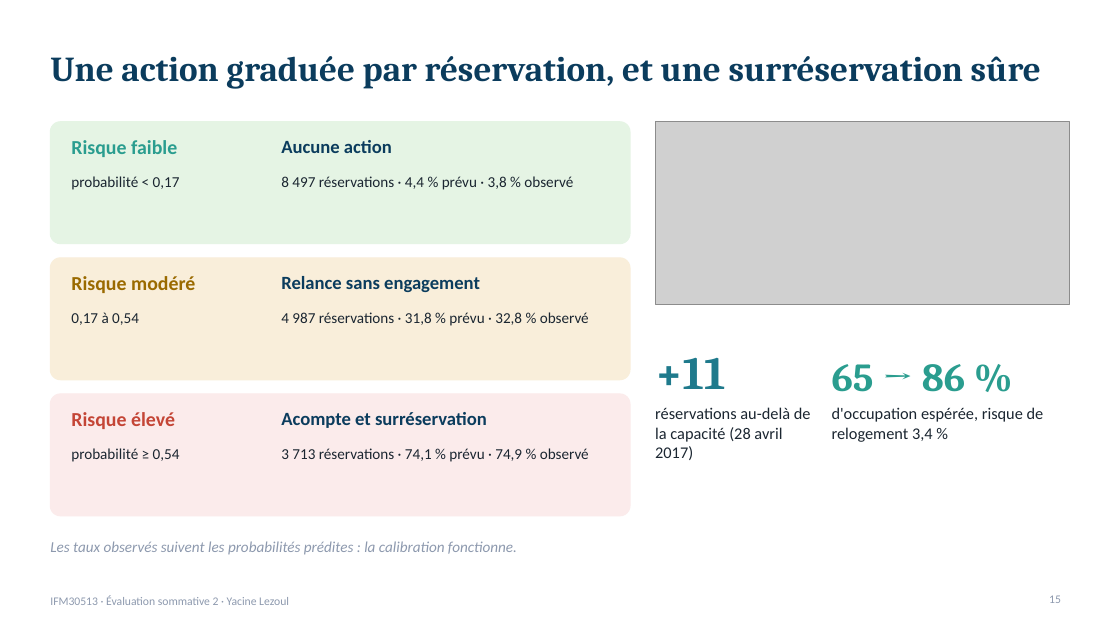
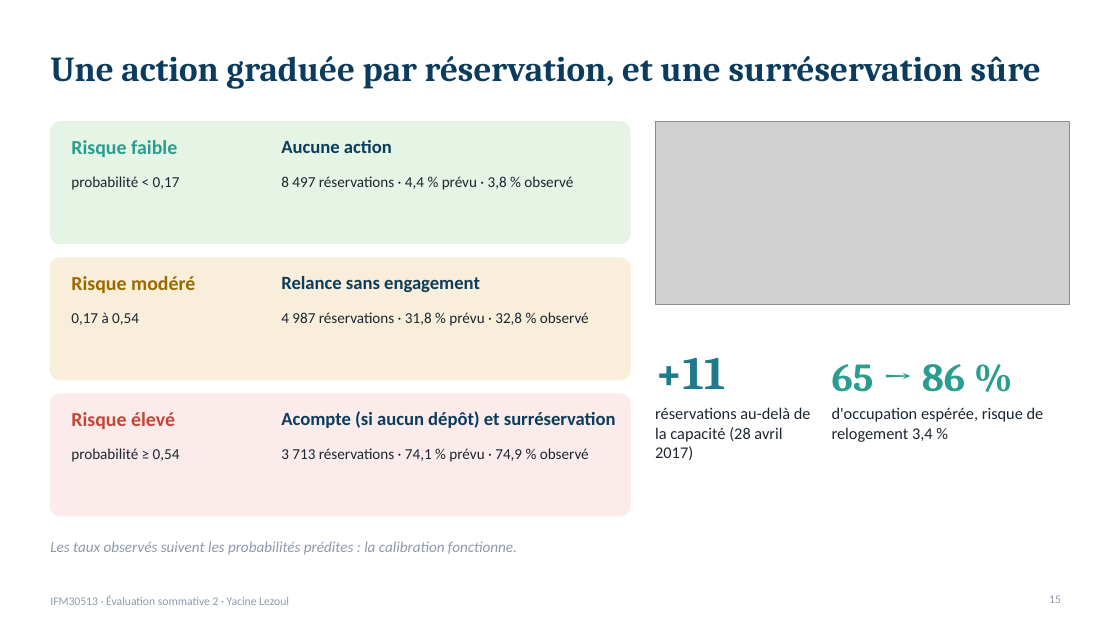
Before and after one commit to lezoul/hotel-cancellation-pipeline, a slide deck: slide 15 of reports/presentation_annulations.pptx. Drawn at 1120x630 pixels with LibreOffice and Linux fonts; fonts in the diff are those of the drawing; grey boxes stand for pictures. Boxes give left, top, right and bottom in pixels: in the first picture for what was removed or moved away, otherwise in the second. Text is boxed around its words. In the diff, an @@ line names an element or a change of style, - is before the commit and + after.

Commit message:
Acompte : base commune à tous les seuils, acompte limité aux réservations sans dépôt ; perte nulle des réservations déjà payées ; lien de l'application en ligne

```diff
--- a/reports/presentation_annulations.pptx
+++ b/reports/presentation_annulations.pptx
@@ text at [281, 411, 616, 428]: text changed @@
-Acompte et surréservation
+Acompte (si aucun dépôt) et surréservation
```
Also in this commit, not shown: 2 other slides changed, 7 other files.
